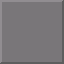
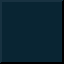
Layer changes from the first 64x64 image to the second:
added layer "tile.jpg copy" above "tile.jpg" over [0, 0, 64, 64]
painted on "tile.jpg" over [0, 0, 64, 64]
